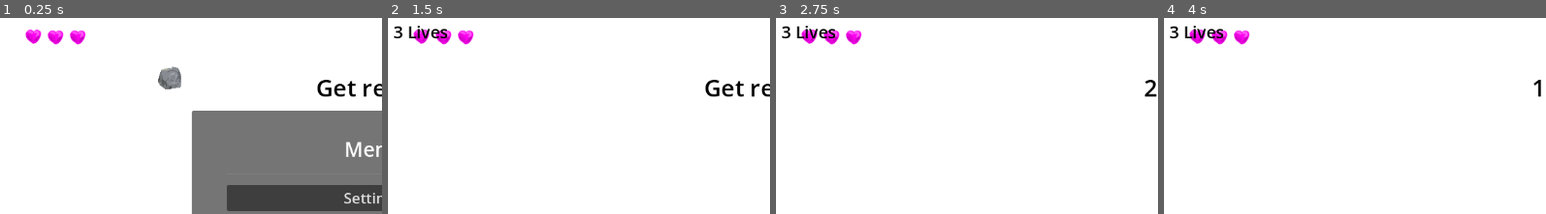
Above: before the commit, frames 1-4 (left to right).
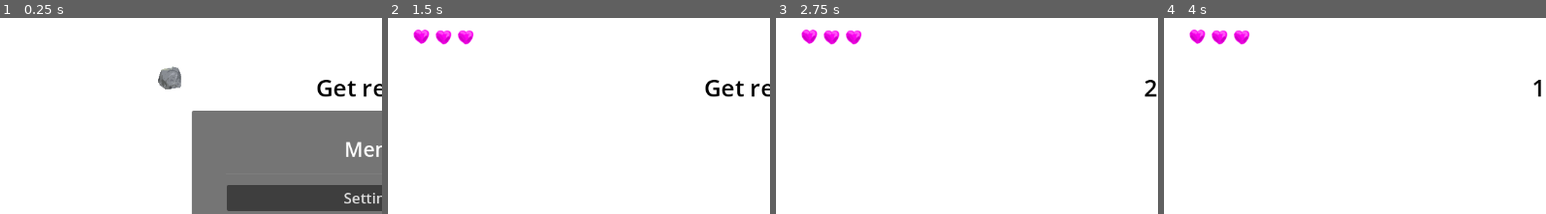
Above: after the commit, the same moments.

Repository: zino212/godot-game-creation
Game: Godot game, scene res://main.tscn
Same seed, same stepped clock (60 frames per second), same inputs: the game is played once before the commit and once after it.
Inputs:
- Up to frame 1 (0.25 s): no input
- Up to frame 2 (1.5 s): click "Start" at 0.5 s; hold Right (move_right) from 1.28 s (still down)
- Up to frame 3 (2.75 s): release Right (move_right) at 2.03 s; hold Down (move_down) from 2.03 s (still down)
- Up to frame 4 (4 s): release Down (move_down) at 2.78 s; hold Right (move_right) 2.78-3.53 s; hold Up (move_up) from 3.53 s (still down)
The pictures show only the part of the screen within x 0-50%, y 0-50%; the shares and areas given below are measured in that part.

The runs differ from the first frame. In frame 1, 0.7% of the frame differs, in the area x 6-23%, y 5-14%; in frame 2, 0.4%; in frame 3, 0.4%; in frame 4, 0.4%.

Commit message:
Make lives better

Diff:
--- a/Health Bar.gd
+++ b/Health Bar.gd
@@ -5,3 +5,15 @@
 func _ready():
 	get_node("Life2").hide()
 	get_node("Life1").hide()
+
+func set_lives(lives):
+	if lives == 3:
+		get_node("Life3").show()
+	elif lives == 2:
+		get_node("Life3").hide()
+		get_node("Life2").show()
+	elif lives == 1:
+		get_node("Life2").hide()
+		get_node("Life1").show()
+	else:
+		get_node("Life1").hide()
--- a/enemy.tscn
+++ b/enemy.tscn
@@ -8,6 +8,7 @@
 
 [node name="Enemy" type="CharacterBody2D"]
 position = Vector2(136, 521)
+collision_layer = 0
 collision_mask = 0
 script = ExtResource("1_ifmxj")
 metadata/_edit_group_ = true
--- a/hud.gd
+++ b/hud.gd
@@ -19,7 +19,7 @@
 	get_tree().paused = false
 	start_game.emit()
 	$ScoreLabel.show()
-	$LifeLabel.show()
+	$"Health Bar".show()
 	$Menu/VBoxContainer/Start_Button.hide()
 	$Menu/VBoxContainer/Resume_Button.show()
 
@@ -40,7 +40,7 @@
 	$ScoreLabel.text = "Score: " + str(score)
 
 func update_lives(lives):
-	$LifeLabel.text = str(lives) + " Lives"
+	$"Health Bar".set_lives(lives)
 
 func push_escape():
 	if $Menu.visible:
@@ -80,4 +80,6 @@
 	show_message("Game Over!")
 	await $MessageTimer.timeout
 	await get_tree().create_timer(1.0).timeout
+	$Menu/VBoxContainer/Resume_Button.hide()
+	$Menu/VBoxContainer/Start_Button.show()
 	$Menu.show()
--- a/hud.tscn
+++ b/hud.tscn
@@ -1,22 +1,15 @@
-[gd_scene load_steps=3 format=3 uid="uid://bl7ovft0dcrrw"]
+[gd_scene load_steps=4 format=3 uid="uid://bl7ovft0dcrrw"]
 
 [ext_resource type="Script" path="res://hud.gd" id="1_brd2m"]
 [ext_resource type="PackedScene" uid="uid://d0dtk3et5b0u5" path="res://settings.tscn" id="2_i4188"]
+[ext_resource type="PackedScene" uid="uid://c15a6yvms4nne" path="res://health_bar.tscn" id="2_u18ck"]
 
 [node name="HUD" type="CanvasLayer"]
 process_mode = 3
 script = ExtResource("1_brd2m")
 
-[node name="LifeLabel" type="Label" parent="."]
+[node name="Health Bar" parent="." instance=ExtResource("2_u18ck")]
 visible = false
-offset_right = 130.0
-offset_bottom = 91.0
-theme_override_colors/font_color = Color(0, 0, 0, 1)
-theme_override_font_sizes/font_size = 25
-text = "Lives"
-horizontal_alignment = 1
-vertical_alignment = 1
-metadata/_edit_group_ = true
 
 [node name="ScoreLabel" type="Label" parent="."]
 visible = false
--- a/main.gd
+++ b/main.gd
@@ -57,8 +57,8 @@
 
 
 func _on_player_hit():
-	#check_for_lives()
-	pass
+	check_for_lives()
+	#pass
 
 func check_for_lives():
 	lives -= 1
--- a/main.tscn
+++ b/main.tscn
@@ -41,6 +41,7 @@
 visible = false
 
 [node name="Health Bar" parent="." instance=ExtResource("5_qvvs7")]
+visible = false
 
 [node name="ObstacleTimer" type="Timer" parent="."]
 wait_time = 3.0
Not shown: 1 places in main.tscn that only renumber resources
